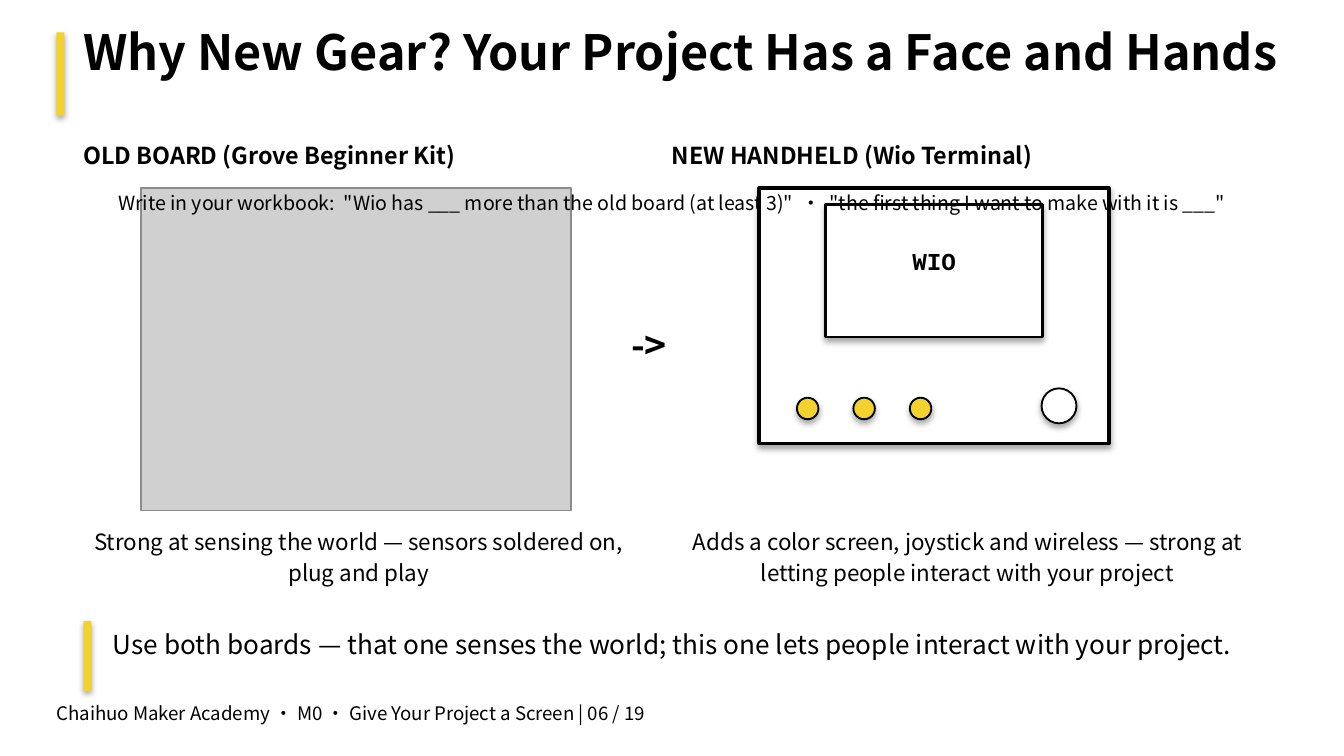
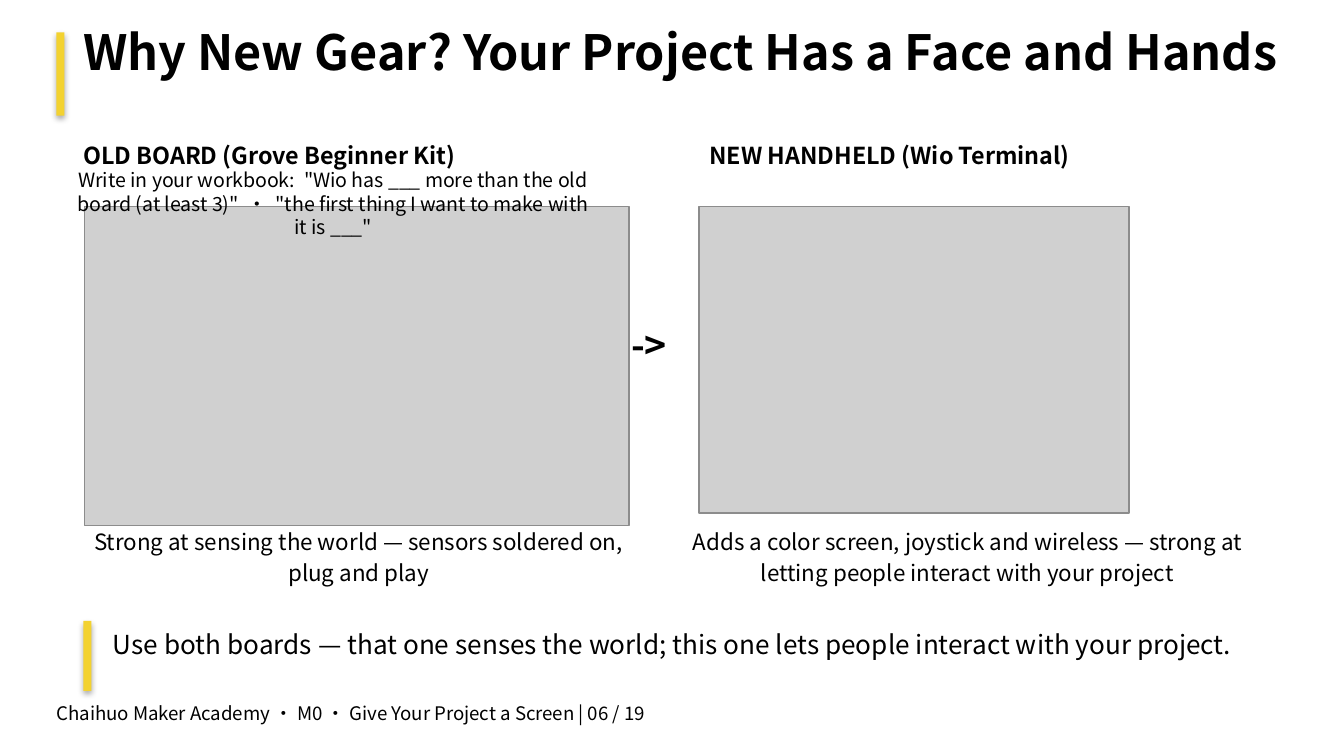
Before and after one commit to mouseart2025/courses-M0, a slide deck: slide 6 of en/03_Deliverables/PPTX/M0_EN_Deck_CFG-5_Lesson03_GiveYourProjectAScreen_v1.pptx. Drawn at 1344x756 pixels with LibreOffice and Linux fonts; fonts in the diff are those of the drawing; grey boxes stand for pictures. Boxes give left, top, right and bottom in pixels: in the first picture for what was removed or moved away, otherwise in the second. Text is boxed around its words. In the diff, an @@ line names an element or a change of style, - is before the commit and + after.

```diff
--- a/en/03_Deliverables/PPTX/M0_EN_Deck_CFG-5_Lesson03_GiveYourProjectAScreen_v1.pptx
+++ b/en/03_Deliverables/PPTX/M0_EN_Deck_CFG-5_Lesson03_GiveYourProjectAScreen_v1.pptx
@@ rectangle removed at [0, 0, 1344, 755] @@
@@ text "NEW HANDHELD (Wio Terminal)": place and size @@
-text "NEW HANDHELD (Wio Terminal)" at [672, 144, 1032, 169]
+text "NEW HANDHELD (Wio Terminal)" at [710, 144, 1070, 169]
@@ text "Write in your workbook: "Wio ..." rewrapped from [118, 190, 1179, 216] to [78, 167, 588, 217] @@
@@ picture at [85, 206, 630, 526]: rotation 0 to 90 degrees @@
@@ picture added at [699, 207, 1129, 513] @@
@@ rectangle removed at [759, 188, 1109, 444] @@
@@ rectangle removed at [825, 204, 1042, 337] @@
@@ text removed at [912, 253, 956, 271] @@
-WIO
@@ ellipse removed at [1042, 388, 1077, 423] @@
@@ ellipse removed at [797, 398, 818, 419] @@
@@ ellipse removed at [853, 398, 875, 419] @@
@@ ellipse removed at [910, 398, 931, 419] @@
```
Also in this commit, not shown: 4 other slides changed, 27 other files.
